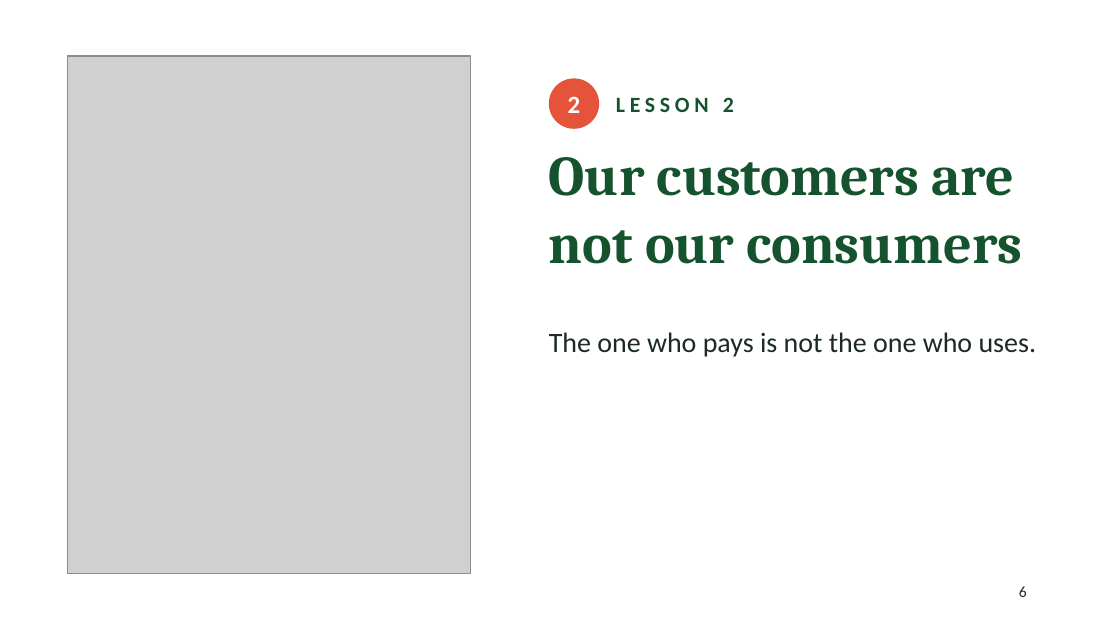
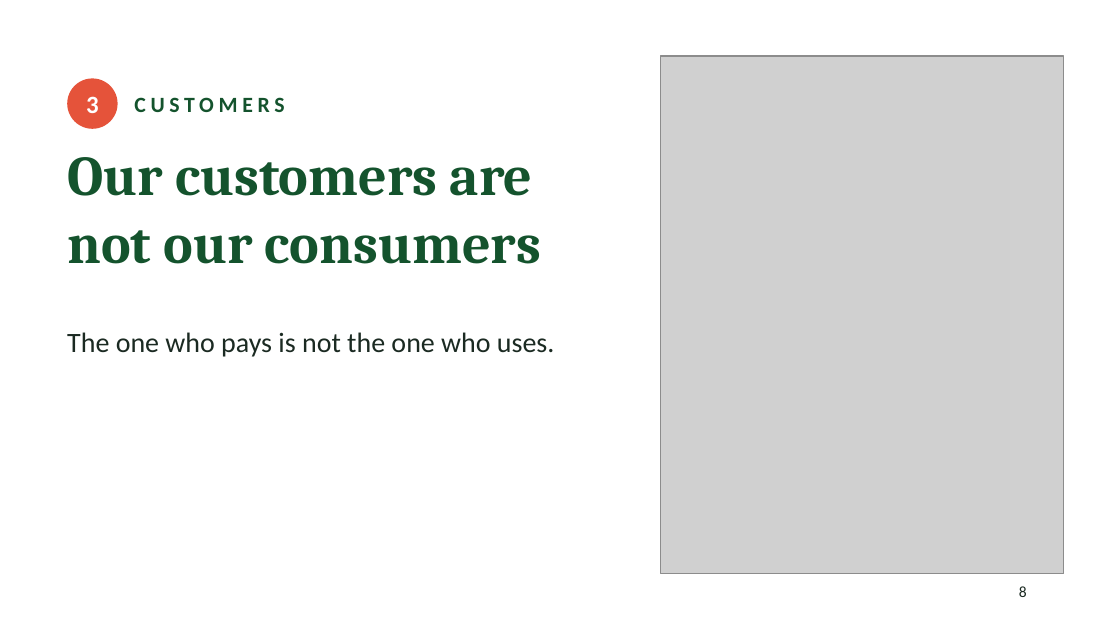
Before and after one commit to geetikamehta-aspora/aspora-social, a slide deck: slide 8 of d2c-lecture/D2C_Lecture.pptx (slide 6 before the commit). Drawn at 1120x630 pixels with LibreOffice and Linux fonts; fonts in the diff are those of the drawing; grey boxes stand for pictures. Boxes give left, top, right and bottom in pixels: in the first picture for what was removed or moved away, otherwise in the second. Text is boxed around its words. In the diff, an @@ line names an element or a change of style, - is before the commit and + after.

```diff
--- a/d2c-lecture/D2C_Lecture.pptx
+++ b/d2c-lecture/D2C_Lecture.pptx
@@ picture: place and size @@
-picture at <box>67,56,470,573</box>
+picture at <box>661,56,1064,573</box>
@@ ellipse added at <box>67,78,118,129</box>, fill #E5533A, 16 pt, text #FFFFFF, bold @@
+3
@@ ellipse removed at <box>549,78,599,129</box> @@
-2
@@ text added at <box>134,97,284,112</box>, 14 pt, text #14532D, bold @@
+CUSTOMERS
@@ text removed at <box>616,97,734,112</box> @@
-LESSON 2
@@ title "Our customers are not our ...": place and size @@
-title "Our customers are not our ..." at <box>549,157,1023,264</box>
+title "Our customers are not our ..." at <box>67,157,541,264</box>
@@ text "The one who pays is ...": place and size @@
-text "The one who pays is ..." at <box>549,332,1037,357</box>
+text "The one who pays is ..." at <box>67,332,555,357</box>
@@ page number at <box>1019,586,1027,597</box>: text changed @@
-6
+8
```
Also in this commit, not shown: 4 other slides changed, 5 slides added, 1 slide removed.
